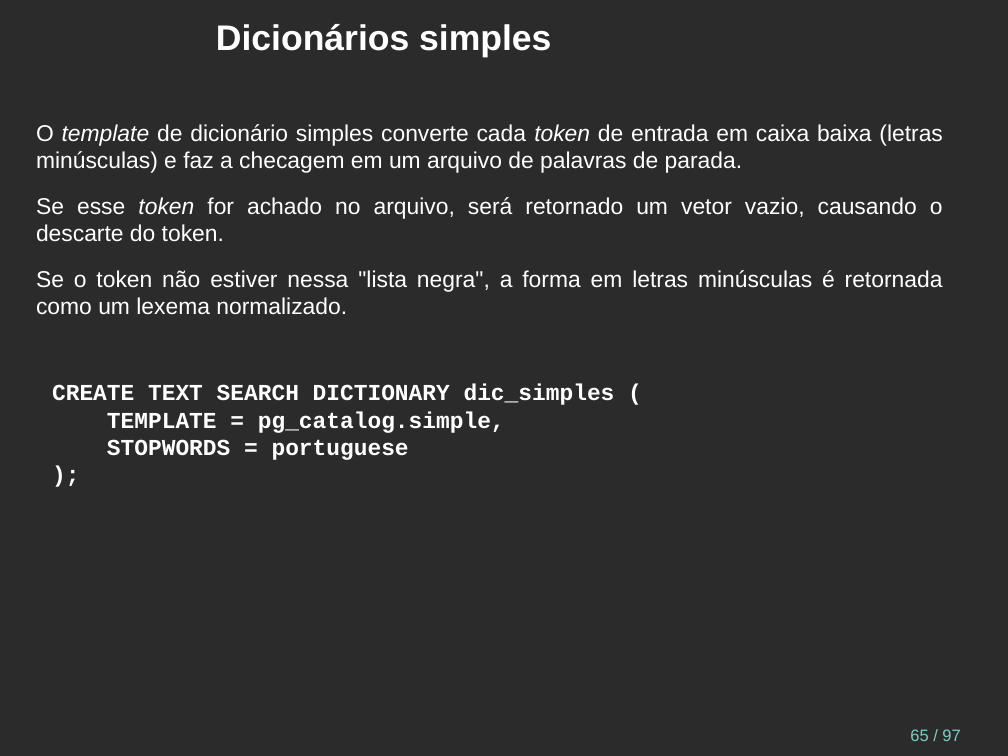
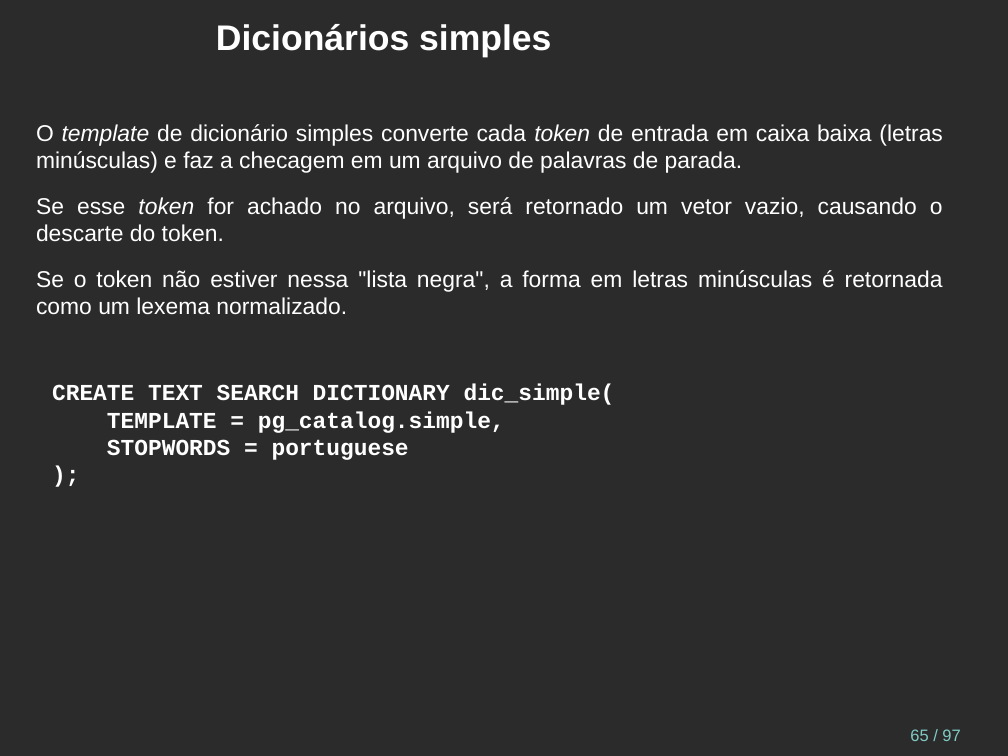
Before and after one commit to juliano777/db_fts, a slide deck: slide 65 of fts_pt-br.odp. Drawn at 1008x756 pixels with LibreOffice and Linux fonts; fonts in the diff are those of the drawing; background and template pictures are left out; a plain dark background stands for a picture behind light text. Boxes give left, top, right and bottom in pixels: in the first picture for what was removed or moved away, otherwise in the second. Text is boxed around its words. In the diff, an @@ line names an element or a change of style, - is before the commit and + after.

```diff
--- a/fts_pt-br.odp
+++ b/fts_pt-br.odp
@@ text at (52, 384, 615, 405): text changed @@
-CREATE TEXT SEARCH DICTIONARY dic_simples (
+CREATE TEXT SEARCH DICTIONARY dic_simple(
```
Also in this commit, not shown: 13 other slides changed, 6 other files.
